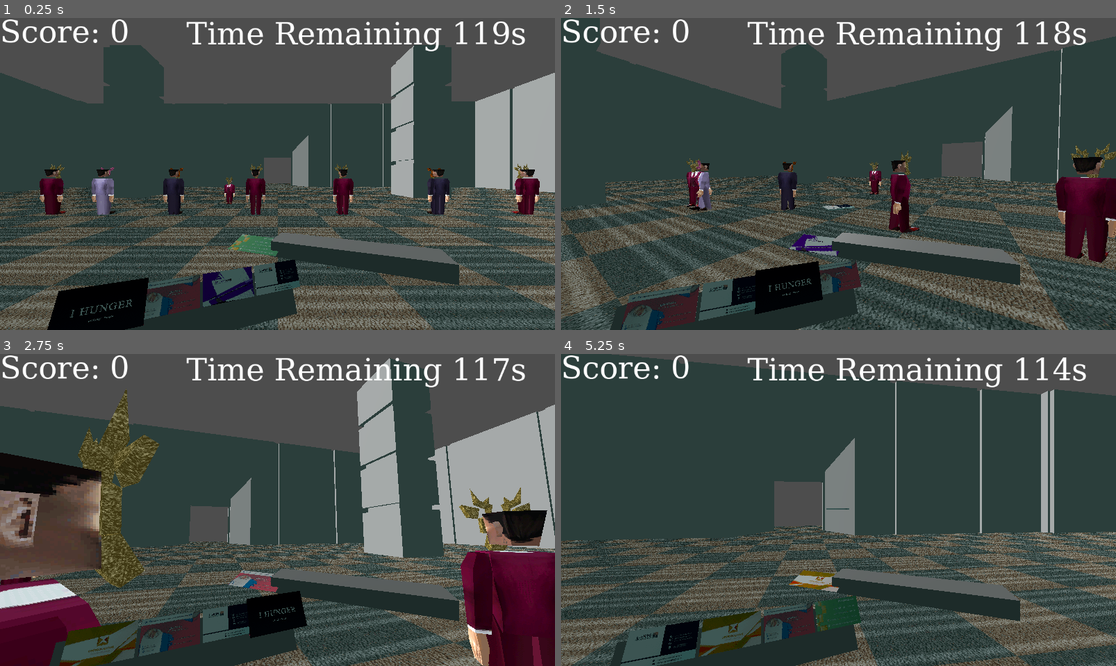
Above: before the commit, frames 1-4 (two rows, left to right).
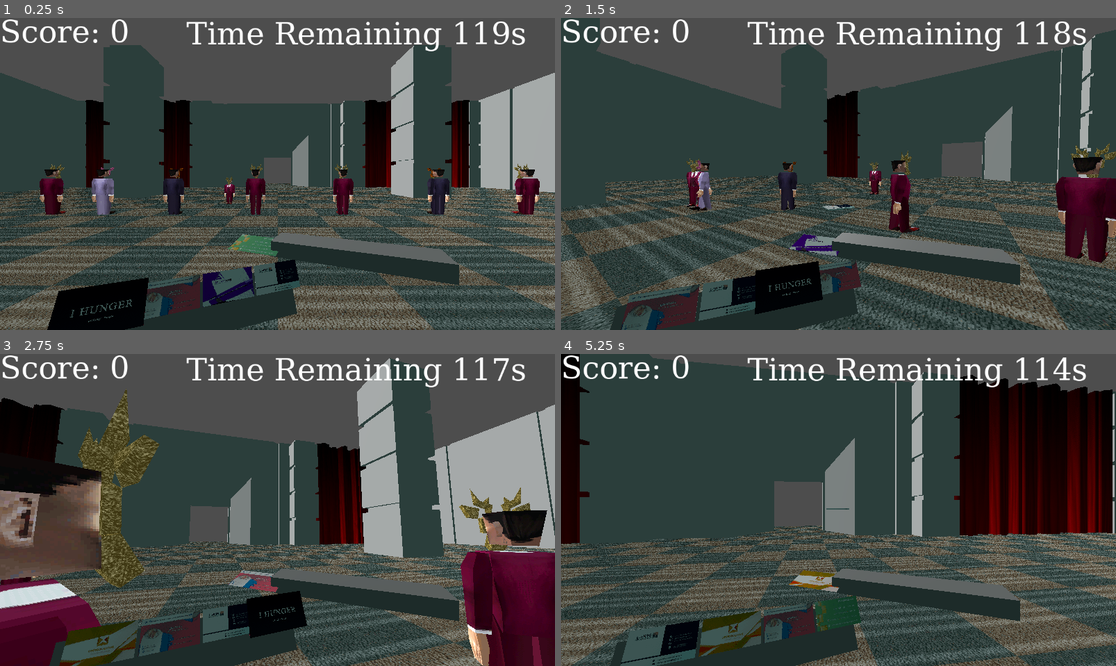
Above: after the commit, the same moments.

Repository: BlackBrad/network-ninja
Game: Godot game, scene res://scenes/test_level.tscn
The game is run twice, just before and just after one commit, with the same random seed, the same clock (stepped at 60 frames per second) and the same inputs.
Inputs (mouse positions are in pixels of both pictures, inside the frame that each line leads up to):
- Up to frame 1 (0.25 s): no input
- Up to frame 2 (1.5 s): tap Enter (ui_accept) at 0.5, 0.77 s; move the mouse to (866, 174) at 0.52 s; hold W (move_forward) from 0.53 s (still down); click (866, 174) at 0.6 s; move the mouse to (810, 174) at 1.27 s; click (810, 174) at 1.35 s
- Up to frame 3 (2.75 s): keep holding W (move_forward); tap Enter (ui_accept) at 1.52 s; move the mouse to (288, 503) at 2.02 s; click (288, 503) at 2.1 s
- Up to frame 4 (5.25 s): keep holding W (move_forward); move the mouse to (832, 516) at 2.77 s; click (832, 516) at 2.85 s; tap Enter (ui_accept) at 3.02, 3.77, 4.52 s; move the mouse to (877, 513) at 3.52 s; click (877, 513) at 3.6 s; move the mouse to (794, 506) at 4.27 s; click (794, 506) at 4.35 s; move the mouse to (844, 510) at 5.02 s; click (844, 510) at 5.1 s

The runs differ from the first frame. In frame 1, 4.7% of the frame differs, in the area x 14-87%, y 26-55%; in frame 2, 2.1%; in frame 3, 4.8%; in frame 4, 17%, in the area x 0-100%, y 0-61%.

Commit message:
curtains

Diff:
--- /dev/null
+++ b/assets/materials/curtain_mat.tres
@@ -0,0 +1,8 @@
+[gd_resource type="StandardMaterial3D" load_steps=2 format=3 uid="uid://bwgyb4h4otn51"]
+
+[ext_resource type="Texture2D" uid="uid://dc48h11f3mqv" path="res://assets/textures/curtain_diff.png" id="1_374an"]
+
+[resource]
+albedo_texture = ExtResource("1_374an")
+metallic_specular = 0.0
+texture_filter = 0
--- /dev/null
+++ b/assets/room/room_curtain.tscn
@@ -0,0 +1,9 @@
+[gd_scene load_steps=3 format=3 uid="uid://c2o5q02lwa27e"]
+
+[ext_resource type="PackedScene" uid="uid://23bgiqqwksw3" path="res://assets/models/room_curtain.glb" id="1_1fp5l"]
+[ext_resource type="Material" uid="uid://bwgyb4h4otn51" path="res://assets/materials/curtain_mat.tres" id="2_c501b"]
+
+[node name="room_curtain" instance=ExtResource("1_1fp5l")]
+
+[node name="room_curtain_geo" parent="room_curtain2" index="0"]
+material_override = ExtResource("2_c501b")
--- a/scenes/the_room.tscn
+++ b/scenes/the_room.tscn
@@ -1,9 +1,10 @@
-[gd_scene load_steps=7 format=3 uid="uid://5nh4xmr1vi8y"]
+[gd_scene load_steps=8 format=3 uid="uid://dfb8lajptnv6"]
 
 [ext_resource type="PackedScene" uid="uid://xj1xlh8tbh2a" path="res://assets/room/room_floor.tscn" id="1_2jtb1"]
 [ext_resource type="PackedScene" uid="uid://cqctfuusgprwe" path="res://assets/networkers/networker_A.tscn" id="2_b7o6c"]
 [ext_resource type="PackedScene" uid="uid://cmo3sfbnu7x0d" path="res://assets/room/room_pillar.tscn" id="4_yc3fx"]
 [ext_resource type="PackedScene" uid="uid://cy65c8hnuki" path="res://assets/room/room_wall_plain.tscn" id="5_rlgui"]
+[ext_resource type="PackedScene" uid="uid://c2o5q02lwa27e" path="res://assets/room/room_curtain.tscn" id="6_5aavi"]
 [ext_resource type="PackedScene" uid="uid://kkjo01sfkpxb" path="res://assets/room/room_doorway.tscn" id="6_5uj2y"]
 
 [sub_resource type="BoxShape3D" id="BoxShape3D_sl4wl"]
@@ -237,7 +238,7 @@
 transform = Transform3D(1, 0, 0, 0, 1, 0, 0, 0, 1, 30, 0, -37)
 
 [node name="room_wall_plain_geo2" parent="walls_grp" instance=ExtResource("5_rlgui")]
-transform = Transform3D(0.999988, 0.000147372, 0.00492923, -0.00015217, 1, 0.000972727, -0.00492909, -0.000973465, 0.999987, 38, 0, -36)
+transform = Transform3D(0.999988, 0.000147372, 0.00492923, -0.00015217, 1, 0.000972727, -0.00492909, -0.000973465, 0.999987, 40, 0, -37)
 
 [node name="room_wall_plain_geo3" parent="walls_grp" instance=ExtResource("5_rlgui")]
 transform = Transform3D(0, 0, -1, 0, 1, 0, 1, 0, 0, 37, 0, -30)
@@ -320,10 +321,10 @@
 [node name="pillars_grp" type="Node3D" parent="."]
 
 [node name="room_pillar_geo" parent="pillars_grp" instance=ExtResource("4_yc3fx")]
-transform = Transform3D(1, 0, 0, 0, 1, 0, 0, 0, 1, -40, 0, -35)
+transform = Transform3D(1, 0, 0, 0, 1, 0, 0, 0, 1, -39, 0, -35)
 
 [node name="room_pillar_geo2" parent="pillars_grp" instance=ExtResource("4_yc3fx")]
-transform = Transform3D(1, 0, 0, 0, 1, 0, 0, 0, 1, 36, 0, -36)
+transform = Transform3D(1, 0, 0, 0, 1, 0, 0, 0, 1, 35, 0, -35)
 
 [node name="room_pillar_geo3" parent="pillars_grp" instance=ExtResource("4_yc3fx")]
 transform = Transform3D(1, 0, 0, 0, 1, 0, 0, 0, 1, 36, 0, 40)
@@ -346,5 +347,23 @@
 [node name="room_pillar_geo9" parent="pillars_grp" instance=ExtResource("4_yc3fx")]
 transform = Transform3D(1, 0, 0, 0, 1, 0, 0, 0, 1, -18, 0, -19)
 
+[node name="room_pillar_geo11" parent="pillars_grp" instance=ExtResource("4_yc3fx")]
+transform = Transform3D(1, 0, 0, 0, 1, 0, 0, 0, 1, -16, 0, -35)
+
+[node name="room_pillar_geo12" parent="pillars_grp" instance=ExtResource("4_yc3fx")]
+transform = Transform3D(1, 0, 0, 0, 1, 0, 0, 0, 1, 12, 0, -35)
+
 [node name="room_pillar_geo10" parent="pillars_grp" instance=ExtResource("4_yc3fx")]
 transform = Transform3D(1, 0, 0, 0, 1, 0, 0, 0, 1, 14, 0, -19)
+
+[node name="room_curtain" parent="." instance=ExtResource("6_5aavi")]
+transform = Transform3D(1, 0, 0, 0, 1, 0, 0, 0, 1, -26.0679, 0, -34.9607)
+
+[node name="room_curtain3" parent="." instance=ExtResource("6_5aavi")]
+transform = Transform3D(1, 0, 0, 0, 1, 0, 0, 0, 1, 25.9321, 0, -34.9607)
+
+[node name="room_curtain4" parent="." instance=ExtResource("6_5aavi")]
+transform = Transform3D(1, 0, 0, 0, 1, 0, 0, 0, 1, 15.9321, 0, -34.9607)
+
+[node name="room_curtain2" parent="." instance=ExtResource("6_5aavi")]
+transform = Transform3D(1, 0, 0, 0, 1, 0, 0, 0, 1, -36.0679, 0, -34.9607)
Binary file added: assets/models/room_curtain.glb
Not shown, added: assets/models/room_curtain.glb.import
Binary file added: assets/textures/curtain_diff.png
Not shown, added: assets/textures/curtain_diff.png.import
